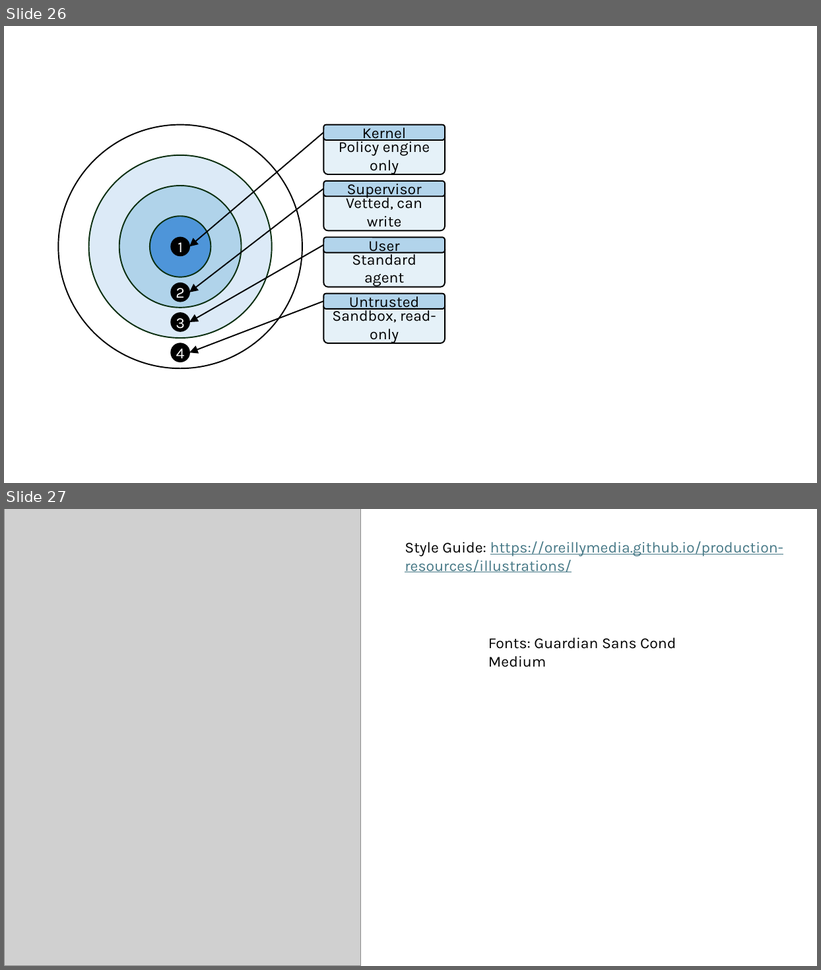
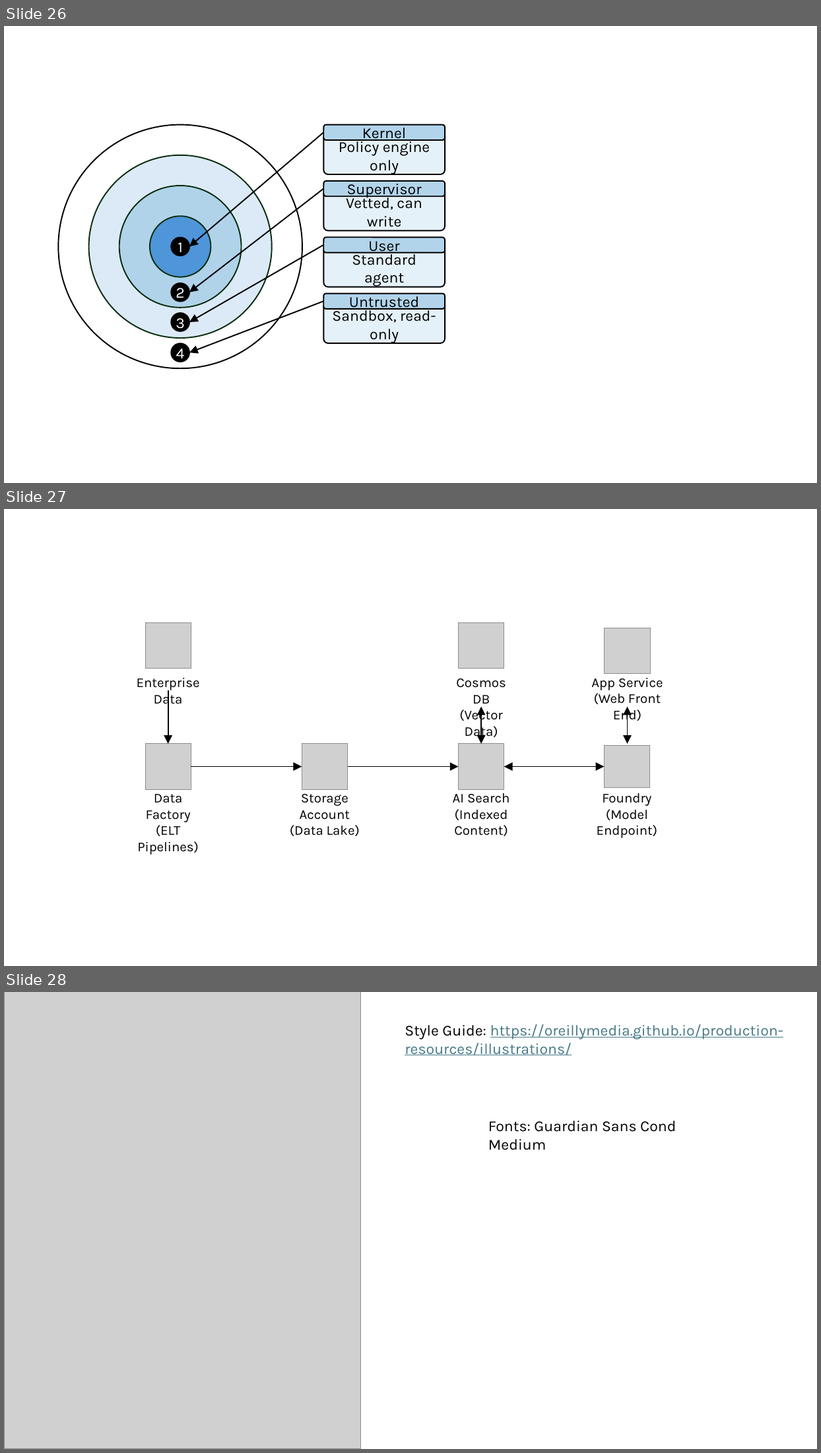
Before and after one commit to colbyford/foundry-book, a slide deck: figures/figures.pptx. Shown one above the other, each under a label of ours: slides 26 and 27 before the commit, slides 26, 27 and 28 after it. The pictures are 821x970 and 821x1453 pixels, drawn with LibreOffice and Linux fonts; fonts in the diff are those of the drawing; grey boxes stand for pictures. Boxes give left, top, right and bottom in pixels: in the first picture for what was removed or moved away, otherwise in the second. Text is boxed around its words. In the diff, an @@ line names an element or a change of style, - is before the commit and + after.

```diff
--- a/figures/figures.pptx
+++ b/figures/figures.pptx
@@ slide 27 added at <box>4,509,817,966</box>, background #FFFFFF @@
@@ picture added at <box>145,623,191,669</box> @@
@@ picture added at <box>459,623,504,669</box> @@
@@ picture added at <box>605,628,651,674</box> @@
@@ text added at <box>137,678,200,708</box>, 16 pt, text #000000 @@
+Enterprise Data
@@ text added at <box>456,679,506,740</box>, 16 pt, text #000000 @@
+Cosmos DB
+(Vector Data)
@@ text added at <box>591,678,663,723</box>, 16 pt, text #000000 @@
+App Service
+(Web Front End)
@@ arrow added from (168, 690) to (168, 744), #000000 1.5 pt @@
@@ double arrow added from (482, 744) to (482, 706), #000000 1.5 pt @@
@@ double arrow added from (628, 744) to (628, 706), #000000 1.5 pt @@
@@ picture added at <box>145,744,191,789</box> @@
@@ picture added at <box>302,744,347,789</box> @@
@@ picture added at <box>459,744,504,789</box> @@
@@ picture added at <box>604,746,650,788</box> @@
@@ arrow added from (191, 767) to (302, 767), #000000 1.5 pt @@
@@ arrow added from (347, 767) to (459, 767), #000000 1.5 pt @@
@@ double arrow added from (504, 767) to (604, 767), #000000 1.5 pt @@
@@ text added at <box>137,794,199,855</box>, 16 pt, text #000000 @@
+Data Factory
+(ELT Pipelines)
@@ text added at <box>290,794,360,836</box>, 16 pt, text #000000 @@
+Storage Account
+(Data Lake)
@@ text added at <box>453,793,510,836</box>, 16 pt, text #000000 @@
+AI Search
+(Indexed Content)
@@ text added at <box>597,793,658,838</box>, 16 pt, text #000000 @@
+Foundry
+(Model Endpoint)
@@ what was slide 27 is now slide 28 @@
```
Also in this commit, not shown: 3 other files.
